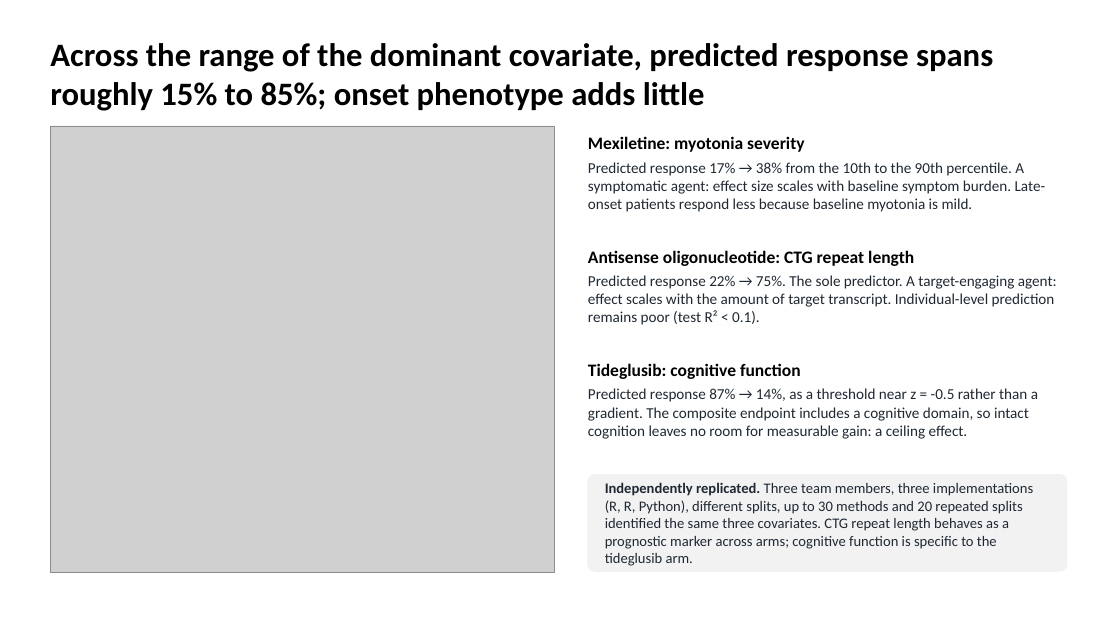
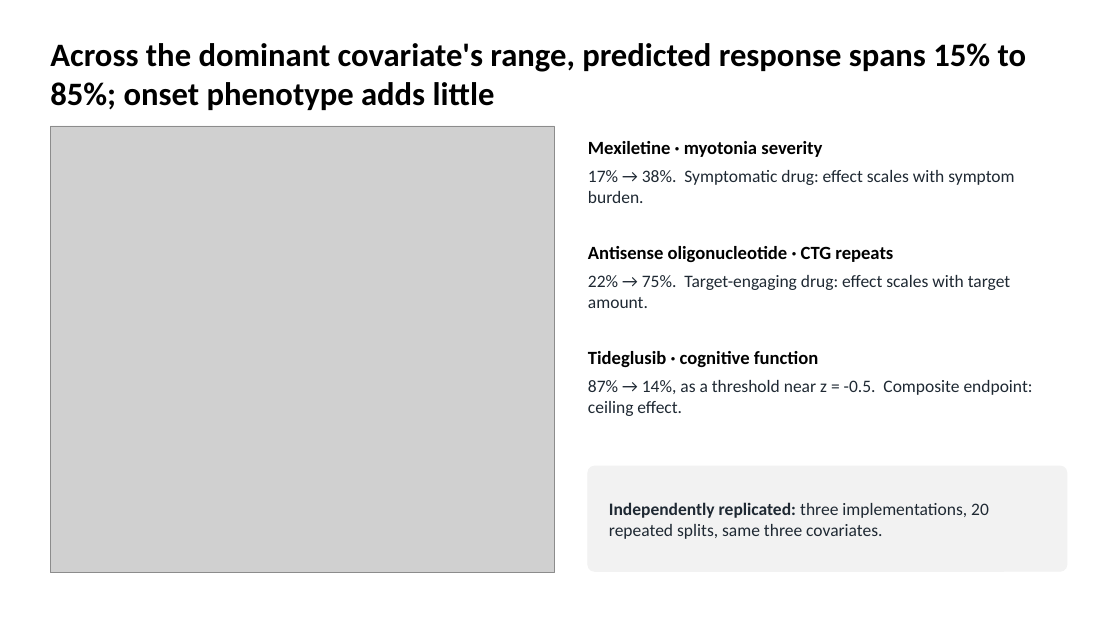
Before and after one commit to euibeom135-cell/acop2026-hackathon-team1, a slide deck: slide 4 of slides/Team1_DM1_slides.pptx. Drawn at 1120x630 pixels with LibreOffice and Linux fonts; fonts in the diff are those of the drawing; grey boxes stand for pictures. Boxes give left, top, right and bottom in pixels: in the first picture for what was removed or moved away, otherwise in the second. Text is boxed around its words. In the diff, an @@ line names an element or a change of style, - is before the commit and + after.

```diff
--- a/slides/Team1_DM1_slides.pptx
+++ b/slides/Team1_DM1_slides.pptx
@@ title at <box>50,43,1027,110</box>: text changed @@
-Across the range of the dominant covariate, predicted response spans roughly 15% to 85%; onset phenotype adds little
+Across the dominant covariate's range, predicted response spans 15% to 85%; onset phenotype adds little
@@ text at <box>588,141,822,157</box>: text changed; size 15 to 16 pt @@
-Mexiletine: myotonia severity
+Mexiletine · myotonia severity
@@ text at <box>588,170,1014,203</box>: text changed; size 13 to 15 pt @@
-Predicted response 17% → 38% from the 10th to the 90th percentile. A symptomatic agent: effect size scales with baseline symptom burden. Late-onset patients respond less because baseline myotonia is mild.
+17% → 38%. Symptomatic drug: effect scales with symptom burden.
@@ text at <box>588,246,893,262</box>: text changed; size 15 to 16 pt @@
-Antisense oligonucleotide: CTG repeat length
+Antisense oligonucleotide · CTG repeats
@@ text at <box>588,275,1010,308</box>: text changed; size 13 to 15 pt @@
-Predicted response 22% → 75%. The sole predictor. A target-engaging agent: effect scales with the amount of target transcript. Individual-level prediction remains poor (test R² < 0.1).
+22% → 75%. Target-engaging drug: effect scales with target amount.
@@ text at <box>588,351,819,367</box>: text changed; size 15 to 16 pt @@
-Tideglusib: cognitive function
+Tideglusib · cognitive function
@@ text at <box>588,380,1033,416</box>: text changed; size 13 to 15 pt @@
-Predicted response 87% → 14%, as a threshold near z = -0.5 rather than a gradient. The composite endpoint includes a cognitive domain, so intact cognition leaves no room for measurable gain: a ceiling effect.
+87% → 14%, as a threshold near z = -0.5. Composite endpoint: ceiling effect.
@@ rounded rectangle: place and size @@
-rounded rectangle at <box>588,475,1067,571</box>
+rounded rectangle at <box>588,466,1067,571</box>
@@ rounded rectangle at <box>588,466,1067,571</box>: proportions changed @@
@@ text at <box>609,502,989,539</box>: text changed; size 12.5 to 15 pt @@
-Independently replicated. Three team members, three implementations (R, R, Python), different splits, up to 30 methods and 20 repeated splits identified the same three covariates. CTG repeat length behaves as a prognostic marker across arms; cognitive function is specific to the tideglusib arm.
+Independently replicated: three implementations, 20 repeated splits, same three covariates.
```
Also in this commit, not shown: 8 other slides changed.
